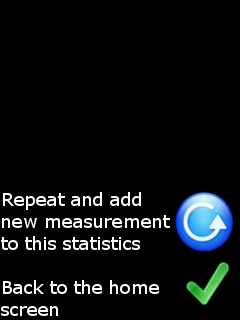
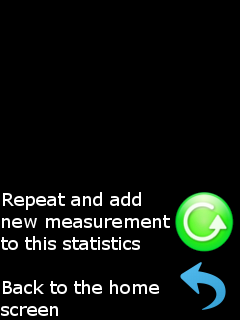
Before/after of a 240x320 layered artwork. What changed in the layer stack:
painted on "Háttér" over [175, 192, 234, 310]
